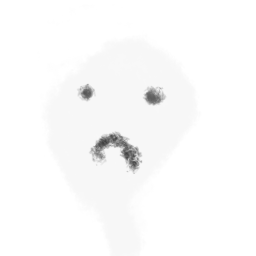
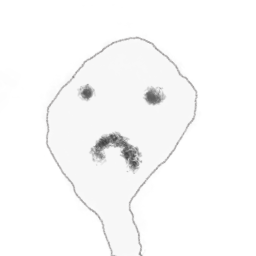
Before/after of a 256x256 layered artwork. What changed in the layer stack:
painted on "Paint Layer 2" over [4, 36, 198, 256]
painted on "Paint Layer 1" over [4, 36, 198, 256]
